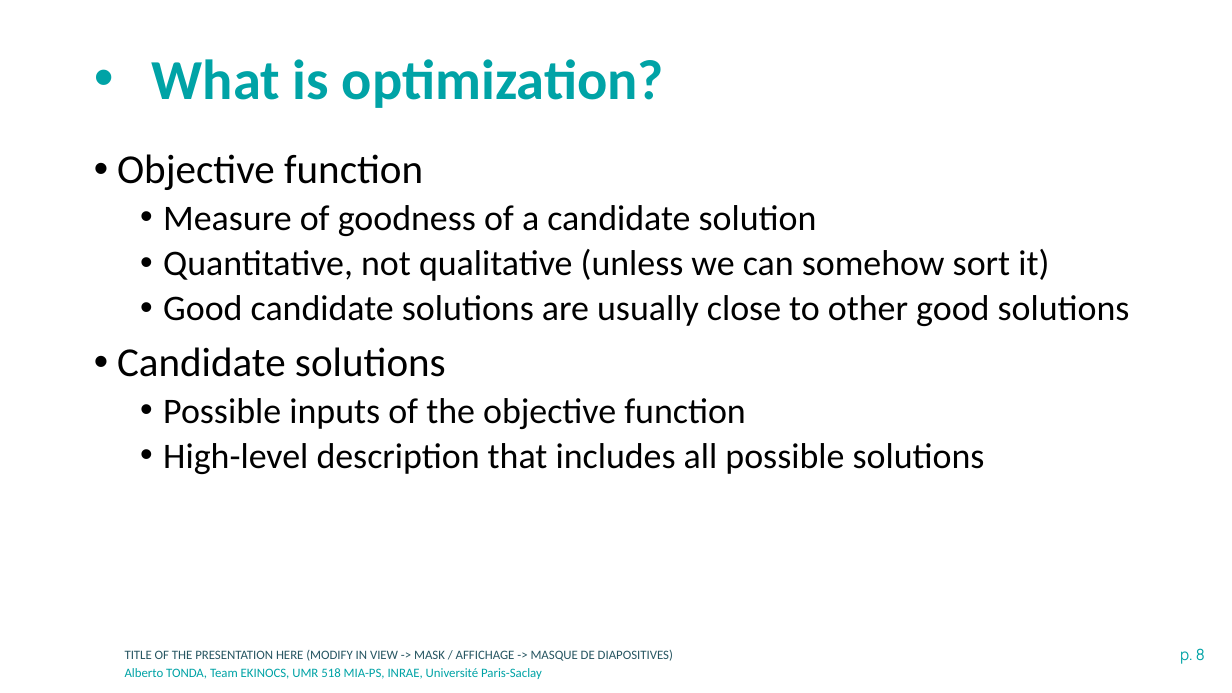
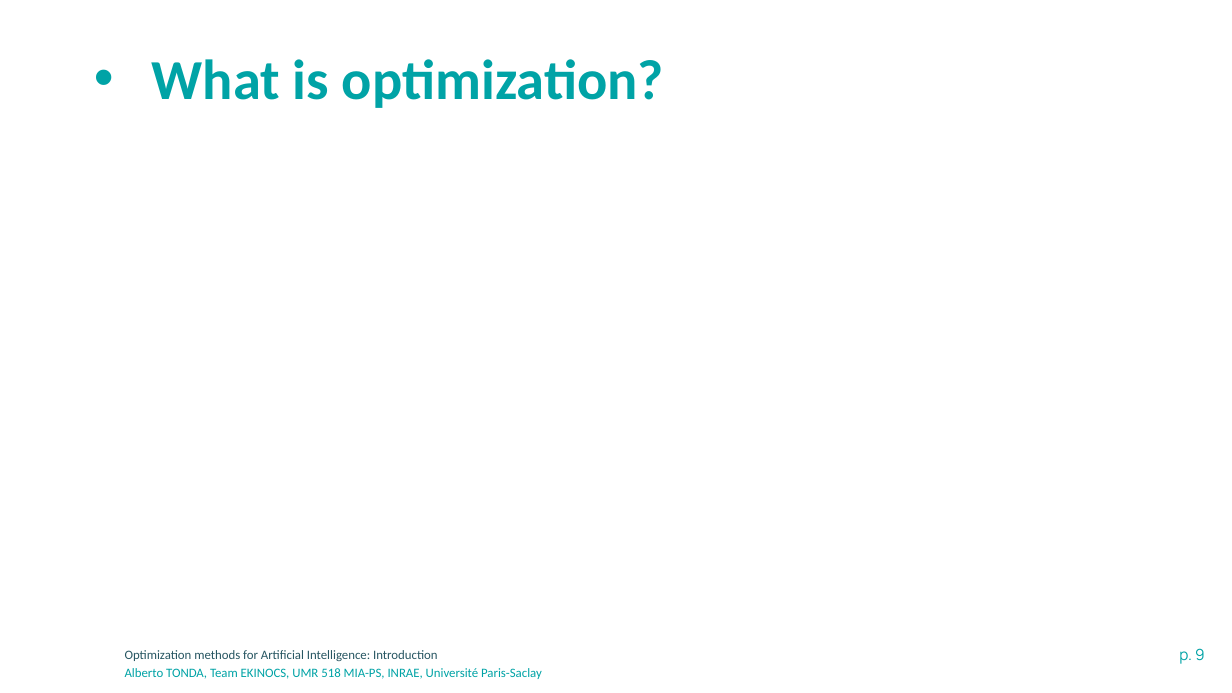
Before and after one commit to albertotonda/teaching, a slide deck: slide 9 of optimization-methods-for-artificial-intelligence/introduction.pptx (slide 8 before the commit). Drawn at 1232x693 pixels with LibreOffice and Linux fonts; fonts in the diff are those of the drawing; grey boxes stand for pictures; background and template pictures are left out. Boxes give left, top, right and bottom in pixels: in the first picture for what was removed or moved away, otherwise in the second. Text is boxed around its words. In the diff, an @@ line names an element or a change of style, - is before the commit and + after.

```diff
--- a/optimization-methods-for-artificial-intelligence/introduction.pptx
+++ b/optimization-methods-for-artificial-intelligence/introduction.pptx
@@ text removed at [117,154,1130,474] @@
-• Objective function
-  • Measure of goodness of a candidate solution
-  • Quantitative, not qualitative (unless we can somehow sort it)
-  • Good candidate solutions are usually close to other good solutions
-• Candidate solutions
-  • Possible inputs of the objective function
-  • High-level description that includes all possible solutions
@@ text at [125,650,438,661]: text changed @@
-TITLE OF THE PRESENTATION HERE (MODIFY IN VIEW -> MASK / AFFICHAGE -> MASQUE DE DIAPOSITIVES)
+Optimization methods for Artificial Intelligence: Introduction
@@ page number at [1179,648,1205,664]: text changed @@
-p. 8
+p. 9
```
Also in this commit, not shown: 11 other slides changed, 11 slides added, 4 other files.
